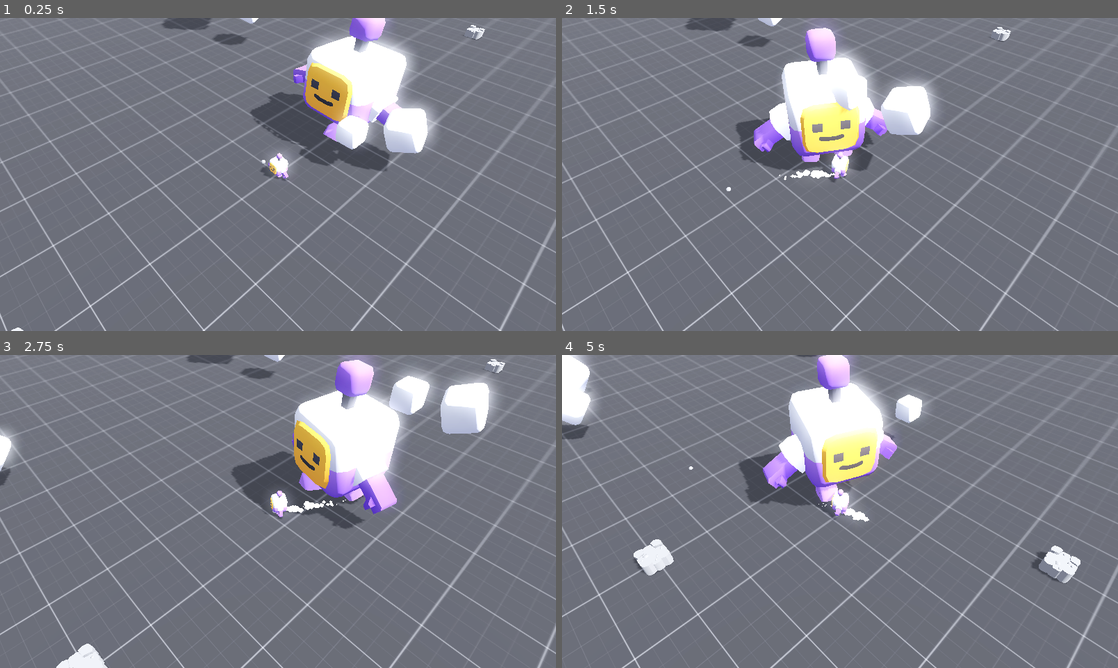
Above: before the commit, frames 1-4 (two rows, left to right).
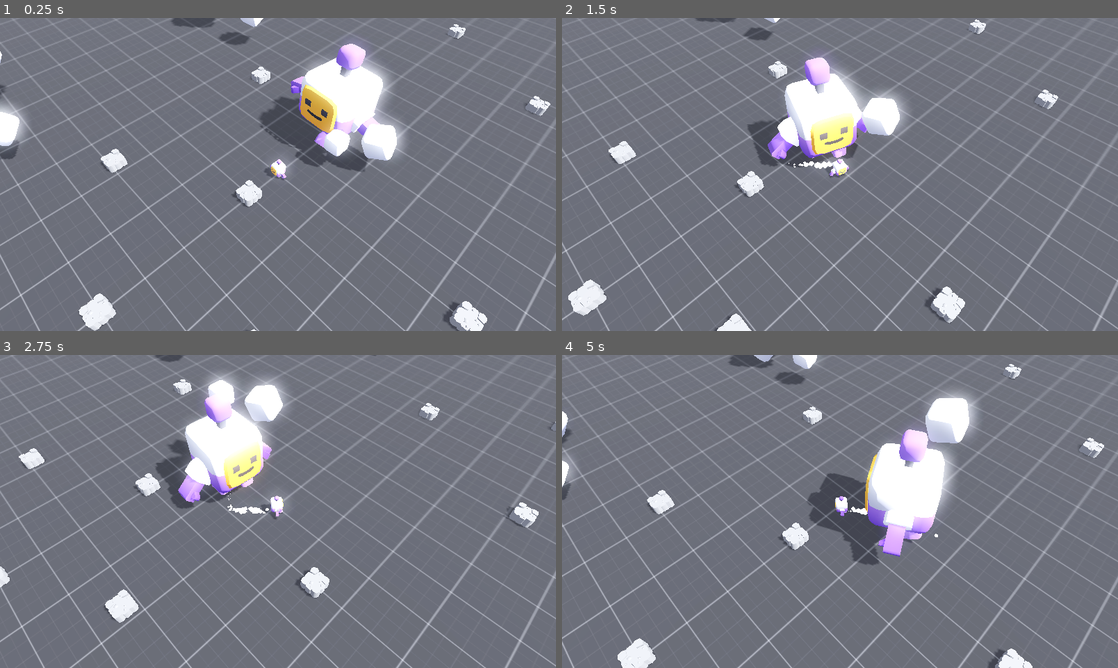
Above: after the commit, the same moments.

Repository: JejeB/Bosh_Rush_Game_Jam
Game: Godot game, scene res://scenes/main.tscn
The game is run twice, just before and just after one commit, with the same random seed, the same clock (stepped at 60 frames per second) and the same inputs.
Inputs (mouse positions are in pixels of both pictures, inside the frame that each line leads up to):
- Up to frame 1 (0.25 s): no input
- Up to frame 2 (1.5 s): move the mouse to (962, 158) at 0.52 s; hold D (move_right) 0.53-1.28 s; click (962, 158) at 0.6 s; tap Space (swap_button, bound only after the commit) at 0.8, 1.35 s; move the mouse to (728, 190) at 1.27 s; hold S (move_back) from 1.28 s (still down); click (728, 190) at 1.42 s
- Up to frame 3 (2.75 s): tap Q (swap_button, bound only before the commit) at 1.55, 2.1 s; move the mouse to (333, 442) at 2.02 s; release S (move_back) at 2.03 s; hold D (move_right) from 2.03 s (still down); click (333, 442) at 2.3 s
- Up to frame 4 (5 s): move the mouse to (812, 574) at 2.77 s; release D (move_right) at 2.78 s; hold W (move_forward) 2.78-3.53 s; click (812, 574) at 2.85 s; tap Space (swap_button, bound only after the commit) at 3.05, 3.6 s; move the mouse to (1006, 558) at 3.52 s; hold A (move_left) from 3.53 s (still down); click (1006, 558) at 3.67 s; tap Q (swap_button, bound only before the commit) at 3.8, 4.35 s; move the mouse to (673, 464) at 4.27 s; click (673, 464) at 4.55 s

The runs differ from the first frame. In frame 1, 19% of the frame differs, in the area x 0-100%, y 0-100%; in frame 2, 18%; in frame 3, 28%; in frame 4, 27%.

Commit message:
change deplacement with keyboard and swap with space bar

Diff:
--- a/objects/player.tscn
+++ b/objects/player.tscn
@@ -67,4 +67,9 @@
 scale_amount_min = 0.75
 scale_amount_curve = SubResource("Curve_xh1e2")
 
+[node name="SwapCooldownTimer" type="Timer" parent="."]
+one_shot = true
+
+[connection signal="timeout" from="SwapCooldownTimer" to="." method="_on_swap_cooldown_timer_timeout"]
+
 [editable path="Character"]
--- a/objects/swappable_object.tscn
+++ b/objects/swappable_object.tscn
@@ -18,4 +18,5 @@
 transform = Transform3D(1, 0, 0, 0, 1, 0, 0, 0, 1, 0, 0.249148, 0)
 shape = SubResource("BoxShape3D_mua45")
 
-[connection signal="input_event" from="rock/StaticBody3D" to="." method="_on_static_body_3d_input_event"]
+[connection signal="mouse_entered" from="rock/StaticBody3D" to="." method="_on_static_body_3d_mouse_entered"]
+[connection signal="mouse_exited" from="rock/StaticBody3D" to="." method="_on_static_body_3d_mouse_exited"]
--- a/project.godot
+++ b/project.godot
@@ -11,7 +11,6 @@
 [application]
 
 config/name="Boss Rush Game Jam"
-config/tags=PackedStringArray("starterkit")
 run/main_scene="res://scenes/main.tscn"
 config/features=PackedStringArray("4.1", "Forward Plus")
 boot_splash/bg_color=Color(0.92549, 0.92549, 0.960784, 1)
@@ -102,7 +101,7 @@
 }
 swap_button={
 "deadzone": 0.5,
-"events": [Object(InputEventKey,"resource_local_to_scene":false,"resource_name":"","device":-1,"window_id":0,"alt_pressed":false,"shift_pressed":false,"ctrl_pressed":false,"meta_pressed":false,"pressed":false,"keycode":0,"physical_keycode":81,"key_label":0,"unicode":97,"echo":false,"script":null)
+"events": [Object(InputEventKey,"resource_local_to_scene":false,"resource_name":"","device":-1,"window_id":0,"alt_pressed":false,"shift_pressed":false,"ctrl_pressed":false,"meta_pressed":false,"pressed":false,"keycode":0,"physical_keycode":32,"key_label":0,"unicode":32,"echo":false,"script":null)
 ]
 }
 
--- a/scenes/main.tscn
+++ b/scenes/main.tscn
@@ -1,10 +1,9 @@
-[gd_scene load_steps=14 format=3 uid="uid://bqqgyqafm7xwp"]
+[gd_scene load_steps=13 format=3 uid="uid://bqqgyqafm7xwp"]
 
 [ext_resource type="Environment" uid="uid://bqnqgflivjvue" path="res://scenes/main-environment.tres" id="1_ahusb"]
 [ext_resource type="PackedScene" uid="uid://dl2ed4gkybggf" path="res://objects/player.tscn" id="2_onms2"]
 [ext_resource type="Script" path="res://scripts/view.gd" id="5_bg0fr"]
 [ext_resource type="Texture2D" uid="uid://cx8lcorkfu7ti" path="res://sprites/texture_01.png" id="5_o7dvy"]
-[ext_resource type="Script" path="res://scripts/ground.gd" id="6_7cvjf"]
 [ext_resource type="PackedScene" uid="uid://440rqsqg6bur" path="res://objects/boss.tscn" id="6_clu5s"]
 [ext_resource type="Script" path="res://scripts/boss.gd" id="7_3dd7d"]
 [ext_resource type="PackedScene" uid="uid://coebog4yvxamu" path="res://objects/swappable_object.tscn" id="9_enp3u"]
@@ -33,12 +32,15 @@
 
 [node name="Marker" type="MeshInstance3D" parent="." groups=["decor"]]
 transform = Transform3D(1, 0, 0, 0, 1, 0, 0, 0, 1, -0.893314, 0.583551, 0)
+visible = false
 mesh = SubResource("CapsuleMesh_3rtad")
 
 [node name="View" type="Node3D" parent="." node_paths=PackedStringArray("target")]
 transform = Transform3D(0.707107, 0, 0.707106, 0, 1, 0, -0.707107, 0, 0.707106, 0, 0, 0)
 script = ExtResource("5_bg0fr")
 target = NodePath("../Player")
+distance = 11
+height = 14
 
 [node name="Camera" type="Camera3D" parent="View"]
 transform = Transform3D(1, 0, 0, 0, 1, 0, 0, 0, 1, 0, 1.93346, 4.04577)
@@ -81,7 +83,6 @@
 surface_material_override/0 = SubResource("StandardMaterial3D_882bd")
 
 [node name="StaticBody3D" type="StaticBody3D" parent="Ground/MeshInstance3D" groups=["decor"]]
-script = ExtResource("6_7cvjf")
 
 [node name="CollisionShape3D" type="CollisionShape3D" parent="Ground/MeshInstance3D/StaticBody3D"]
 shape = SubResource("BoxShape3D_kvofp")
@@ -106,4 +107,34 @@
 transform = Transform3D(1, 0, 0, 0, 1, 0, 0, 0, 1, 0, 0.520863, -19.7149)
 player = NodePath("../../Player")
 
-[connection signal="input_event" from="Ground/MeshInstance3D/StaticBody3D" to="Ground/MeshInstance3D/StaticBody3D" method="_on_input_event"]
+[node name="swappable_object4" parent="SwapObject" node_paths=PackedStringArray("player") instance=ExtResource("9_enp3u")]
+transform = Transform3D(1, 0, 0, 0, 1, 0, 0, 0, 1, -13.0021, 0.520863, -19.7149)
+player = NodePath("../../Player")
+
+[node name="swappable_object5" parent="SwapObject" node_paths=PackedStringArray("player") instance=ExtResource("9_enp3u")]
+transform = Transform3D(1, 0, 0, 0, 1, 0, 0, 0, 1, 0, 0.520863, 2.03134)
+player = NodePath("../../Player")
+
+[node name="swappable_object6" parent="SwapObject" node_paths=PackedStringArray("player") instance=ExtResource("9_enp3u")]
+transform = Transform3D(1, 0, 0, 0, 1, 0, 0, 0, 1, 14.6833, 0.520863, -19.7149)
+player = NodePath("../../Player")
+
+[node name="swappable_object7" parent="SwapObject" node_paths=PackedStringArray("player") instance=ExtResource("9_enp3u")]
+transform = Transform3D(1, 0, 0, 0, 1, 0, 0, 0, 1, -6.66515, 0.520863, -5.02327)
+player = NodePath("../../Player")
+
+[node name="swappable_object8" parent="SwapObject" node_paths=PackedStringArray("player") instance=ExtResource("9_enp3u")]
+transform = Transform3D(1, 0, 0, 0, 1, 0, 0, 0, 1, 7.71531, 0.520863, -14.9947)
+player = NodePath("../../Player")
+
+[node name="swappable_object9" parent="SwapObject" node_paths=PackedStringArray("player") instance=ExtResource("9_enp3u")]
+transform = Transform3D(1, 0, 0, 0, 1, 0, 0, 0, 1, 15.6289, 0.520863, -10.4402)
+player = NodePath("../../Player")
+
+[node name="swappable_object10" parent="SwapObject" node_paths=PackedStringArray("player") instance=ExtResource("9_enp3u")]
+transform = Transform3D(1, 0, 0, 0, 1, 0, 0, 0, 1, 5.32472, 0.520863, 6.60032)
+player = NodePath("../../Player")
+
+[node name="swappable_object11" parent="SwapObject" node_paths=PackedStringArray("player") instance=ExtResource("9_enp3u")]
+transform = Transform3D(1, 0, 0, 0, 1, 0, 0, 0, 1, -6.70286, 0.520863, 5.72477)
+player = NodePath("../../Player")
--- a/scripts/ground.gd
+++ b/scripts/ground.gd
@@ -3,16 +3,6 @@
 @onready var marker = $"../../../Marker"
 @onready var player = $"../../../Player"
 
-# Called when the node enters the scene tree for the first time.
-func _ready():
-	pass # Replace with function body.
-
-
-# Called every frame. 'delta' is the elapsed time since the previous frame.
-func _process(delta):
-	pass
-
-
 func _on_input_event(camera, event, position, normal, shape_idx):
 	if event is InputEventMouseButton and event.pressed:
 		marker.transform.origin = position
--- a/scripts/player.gd
+++ b/scripts/player.gd
@@ -9,7 +9,7 @@
 @export var movement_speed = 250
 @export var jump_strength = 7
 
-enum Swap_State {MOVEMENT, SWAP}
+enum Swap_State {MOVEMENT, SWAP, COOLDOWN}
 
 var movement_velocity: Vector3
 var rotation_direction: float
@@ -28,22 +28,19 @@
 @onready var particles_trail = $ParticlesTrail
 @onready var model = $Character
 @onready var animation = $Character/AnimationPlayer
+@onready var swap_cooldown_timer = $SwapCooldownTimer
 
 # Functions
-
 func _physics_process(delta):
 
 	# Handle functions
-
 	handle_action(delta)
-	#handle_controls(delta)
-	handle_point_and_click(delta)
+	handle_controls(delta)
 	handle_gravity(delta)
 
 	handle_effects()
 
 	# Movement
-
 	var applied_velocity: Vector3
 
 	applied_velocity = velocity.lerp(movement_velocity, delta * 10)
@@ -53,23 +50,19 @@
 	move_and_slide()
 
 	# Rotation
-
 	if Vector2(velocity.z, velocity.x).length() > 0:
 		rotation_direction = Vector2(velocity.z, velocity.x).angle()
 
 	rotation.y = lerp_angle(rotation.y, rotation_direction, delta * 10)
 
 	# Falling/respawning
-
 	if position.y < -10:
 		get_tree().reload_current_scene()
 
 	# Animation for scale (jumping and landing)
-
 	model.scale = model.scale.lerp(Vector3(1, 1, 1), delta * 10)
 
 	# Animation when landing
-
 	if is_on_floor() and gravity > 2 and !previously_floored:
 		model.scale = Vector3(1.25, 0.75, 1.25)
 
@@ -125,9 +118,14 @@
 
 # Handle the action when you press your spell or sword
 func handle_action(delta):
-	if Input.is_action_just_pressed("swap_button"):
-		print("SWAPPP MODE")
+	# if the swap button is pressed and the player is not in cooldown state attribute swap mode
+	if Input.is_action_just_pressed("swap_button") and swap_state_mode != Swap_State.COOLDOWN:
 		swap_state_mode = Swap_State.SWAP
 
-	if Input.is_action_just_pressed("click_gauche"):
-		swap_state_mode = Swap_State.MOVEMENT
+	# Reinit the movement mode when cooldown
+	#if (Input.is_action_just_pressed("move_left") or Input.is_action_just_pressed("move_right") or Input.is_action_just_pressed("move_forward") or  Input.is_action_just_pressed("move_back"))and swap_state_mode != Swap_State.COOLDOWN:
+	#	swap_state_mode = Swap_State.MOVEMENT
+
+# when the timer cooldown is finish reset the swap_state_mode
+func _on_swap_cooldown_timer_timeout():
+	swap_state_mode = Swap_State.MOVEMENT
--- a/scripts/swappable_object.gd
+++ b/scripts/swappable_object.gd
@@ -2,15 +2,7 @@
 
 @export var player: CharacterBody3D
 
-# Called when the node enters the scene tree for the first time.
-func _ready():
-	pass # Replace with function body.
-
-
-# Called every frame. 'delta' is the elapsed time since the previous frame.
-func _process(delta):
-	pass
-
+@onready var rock : MeshInstance3D = $rock
 
 func _on_static_body_3d_input_event(camera, event, position, normal, shape_idx):
 	if event is InputEventMouseButton and event.pressed and player.swap_state_mode == player.Swap_State.SWAP:
@@ -22,6 +14,36 @@
 		self.set_position(player_position)
 		player.set_position(object_position)
 
-		print("position clicke: " + str(position))
-		print("player position: "+ str(player.position))
-		print("object position: "+ str(object_position))
+		# Cooldown the spell for the player
+		player.swap_state_mode = player.Swap_State.COOLDOWN
+		player.swap_cooldown_timer.start()
+
+		# debug value
+		#print("position clicke: " + str(position))
+		#print("player position: "+ str(player.position))
+		#print("object position: "+ str(object_position))
+
+
+
+
+func _on_static_body_3d_mouse_entered():
+	#var newMaterial = Material.new()
+	#newMaterial.albedo_color = Color(0.92, 0.69, 0.13, 1.0)
+	#rock.material_override = newMaterial
+
+	if player.swap_state_mode == player.Swap_State.SWAP:
+
+		var object_position = self.get_position()
+		var player_position = player.position
+
+		# change position
+		self.set_position(player_position)
+		player.set_position(object_position)
+
+		# Cooldown the spell for the player
+		player.swap_state_mode = player.Swap_State.COOLDOWN
+		player.swap_cooldown_timer.start()
+
+
+func _on_static_body_3d_mouse_exited():
+	rock.material_override = null
